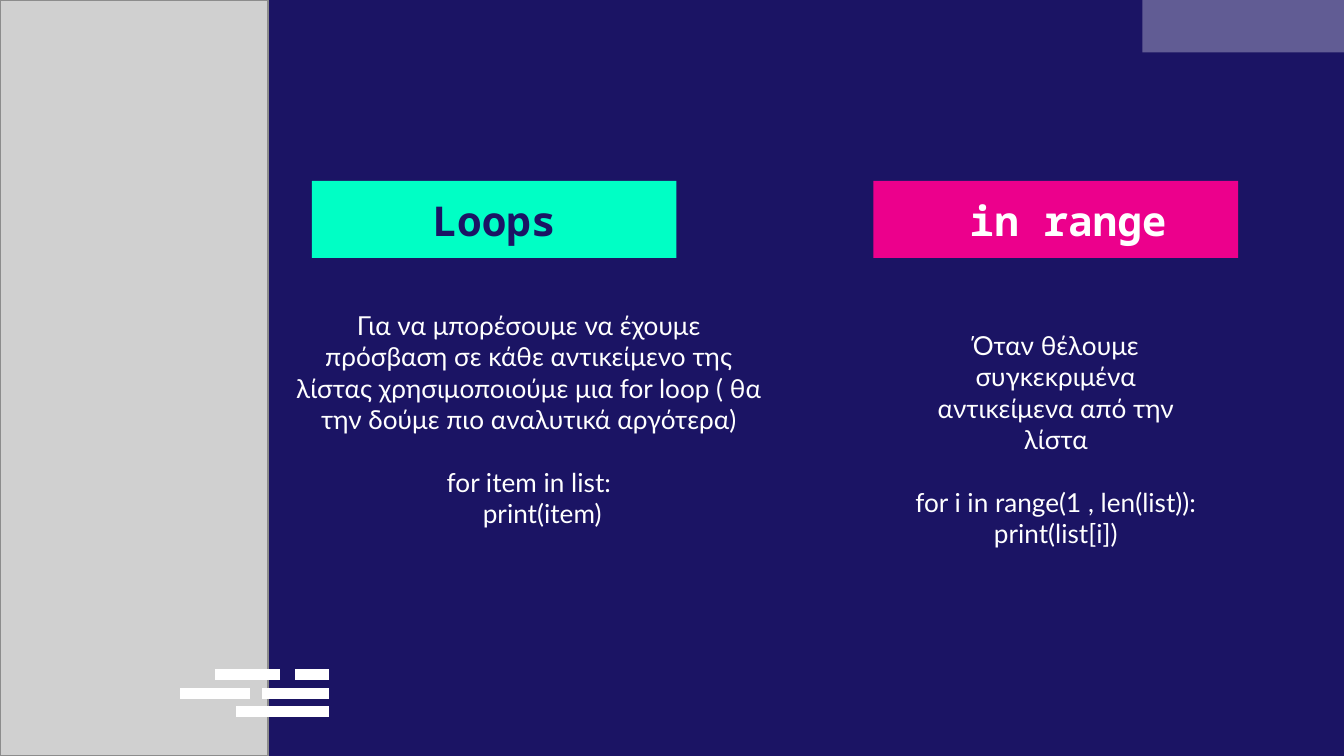
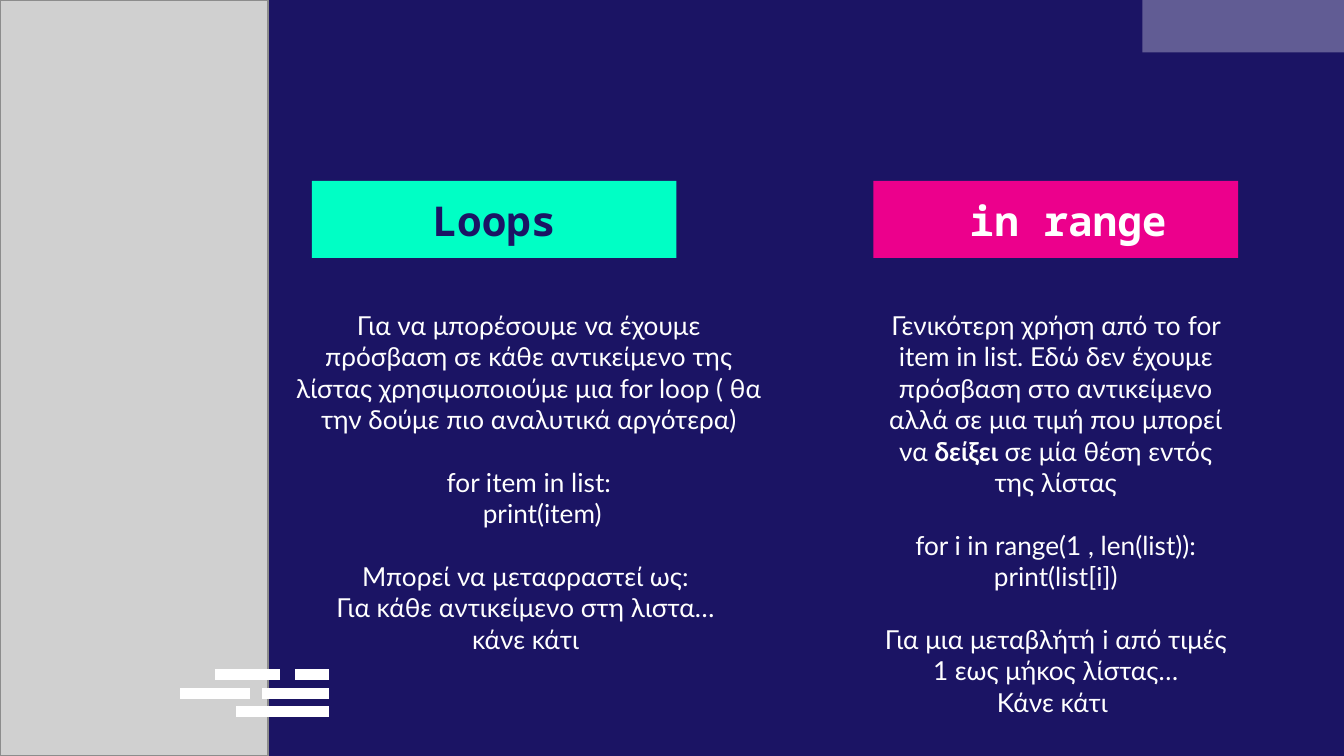
Before and after one commit to deepblue597/python_tutorial, a slide deck: slide 20 of lesson 1/Lesson 1 Python.pptx. Drawn at 1344x756 pixels with LibreOffice and Linux fonts; fonts in the diff are those of the drawing; grey boxes stand for pictures. Boxes give left, top, right and bottom in pixels: in the first picture for what was removed or moved away, otherwise in the second. Text is boxed around its words. In the diff, an @@ line names an element or a change of style, - is before the commit and + after.

```diff
--- a/lesson 1/Lesson 1 Python.pptx
+++ b/lesson 1/Lesson 1 Python.pptx
@@ subtitle "Γενικότερη χρήση από το for ...": place and size @@
-subtitle "Γενικότερη χρήση από το for ..." at [915,335,1196,548]
+subtitle "Γενικότερη χρήση από το for ..." at [885,315,1227,712]
@@ subtitle at [889,315,1222,497]: text changed @@
-Όταν θέλουμε συγκεκριμένα αντικείμενα από την λίστα
+Γενικότερη χρήση από το for item in list. Εδώ δεν έχουμε πρόσβαση στο αντικείμενο αλλά σε μια τιμή που μπορεί να δείξει σε μία θέση εντός της λίστας
@@ subtitle at [336,566,714,649]: paragraphs added @@
+Μπορεί να μεταφραστεί ως:
+Για κάθε αντικείμενο στη λιστα…
+κάνε κάτι
@@ subtitle at [885,629,1227,712]: paragraphs added @@
+Για μια μεταβλήτή i από τιμές 1 εως μήκος λίστας…
+Κάνε κάτι
```
Also in this commit, not shown: 2 other slides changed, 3 other files.
